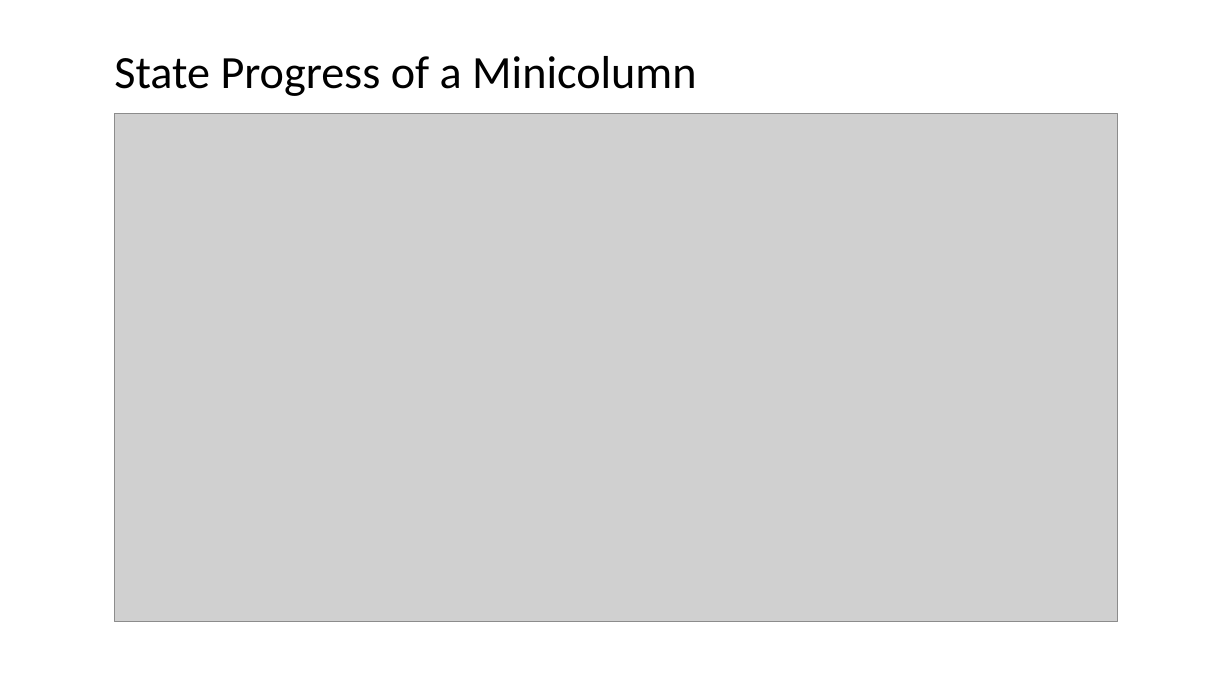
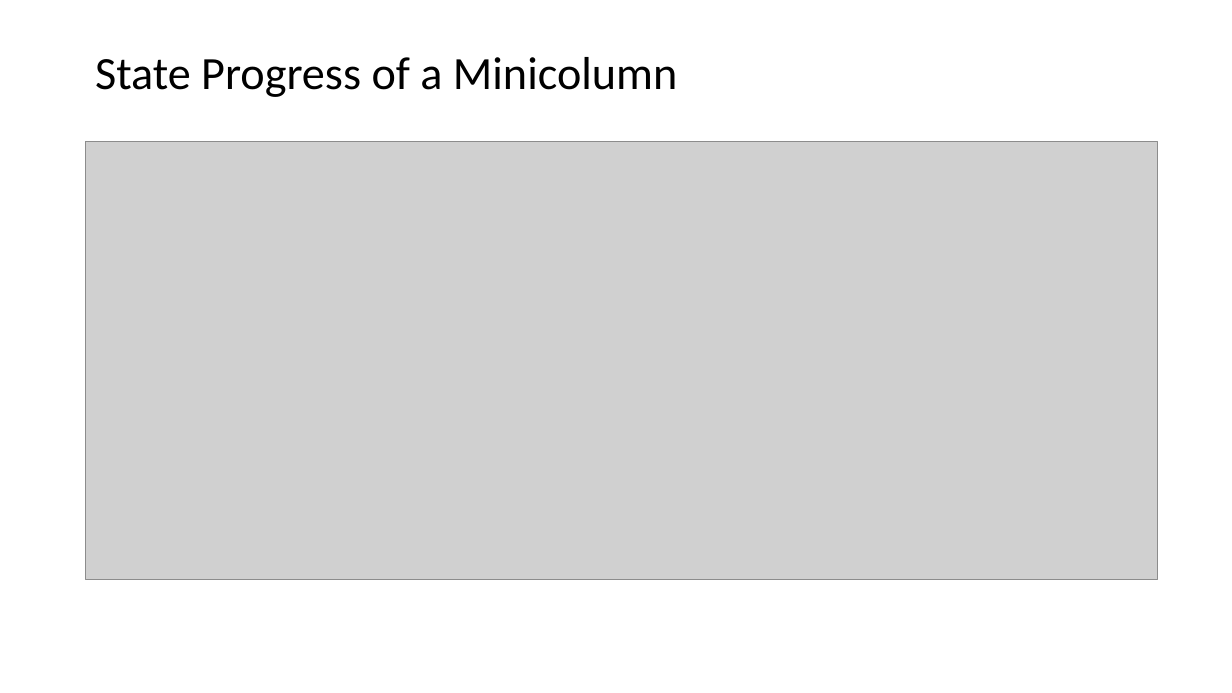
Before and after one commit to ihux/carabao-utils, a slide deck: slide 3 of doc/rules/HTM Neuron Rules.pptx. Drawn at 1232x693 pixels with LibreOffice and Linux fonts; fonts in the diff are those of the drawing; grey boxes stand for pictures. Boxes give left, top, right and bottom in pixels: in the first picture for what was removed or moved away, otherwise in the second. Text is boxed around its words. In the diff, an @@ line names an element or a change of style, - is before the commit and + after.

```diff
--- a/doc/rules/HTM Neuron Rules.pptx
+++ b/doc/rules/HTM Neuron Rules.pptx
@@ text "State Progress of a Minicolumn": place and size @@
-text "State Progress of a Minicolumn" at <box>114,56,696,96</box>
+text "State Progress of a Minicolumn" at <box>95,57,677,97</box>
@@ picture: place and size @@
-picture at <box>115,114,1118,622</box>
+picture at <box>86,141,1158,580</box>
```
Also in this commit, not shown: 2 slides removed, 3 other files.
